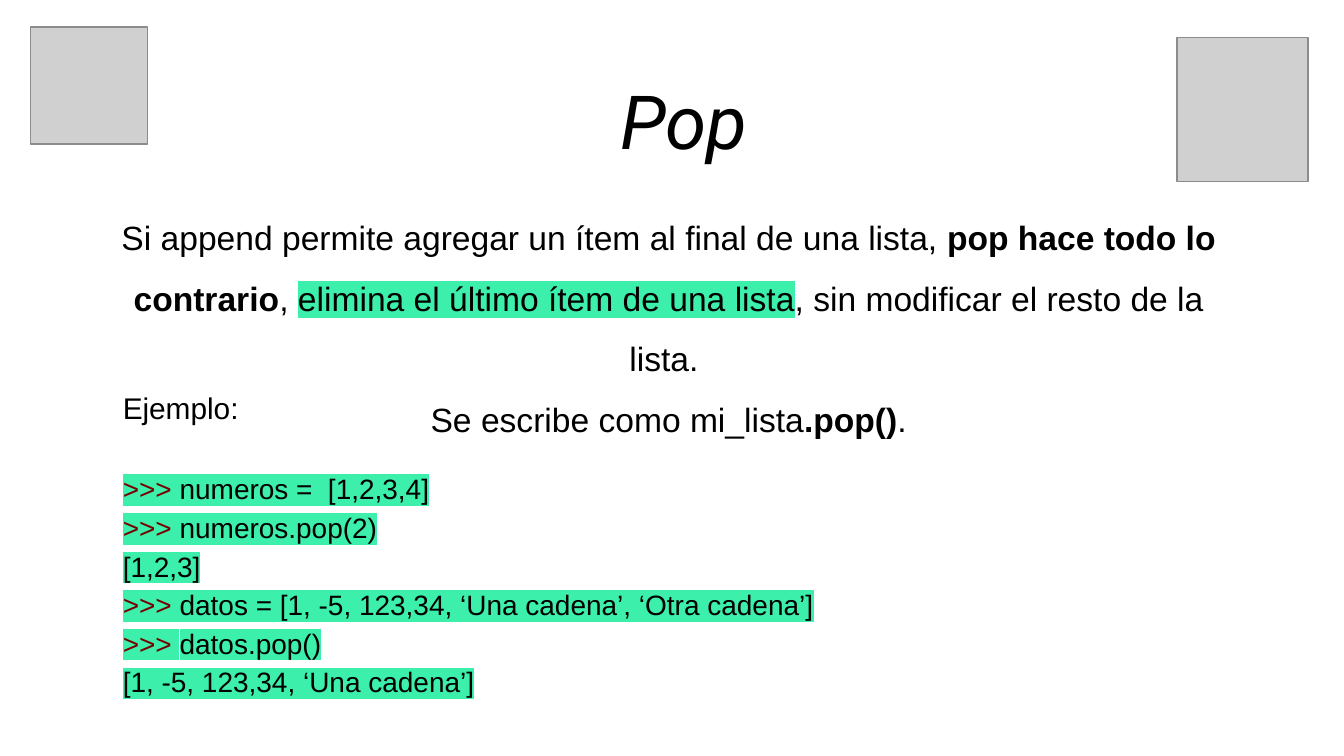
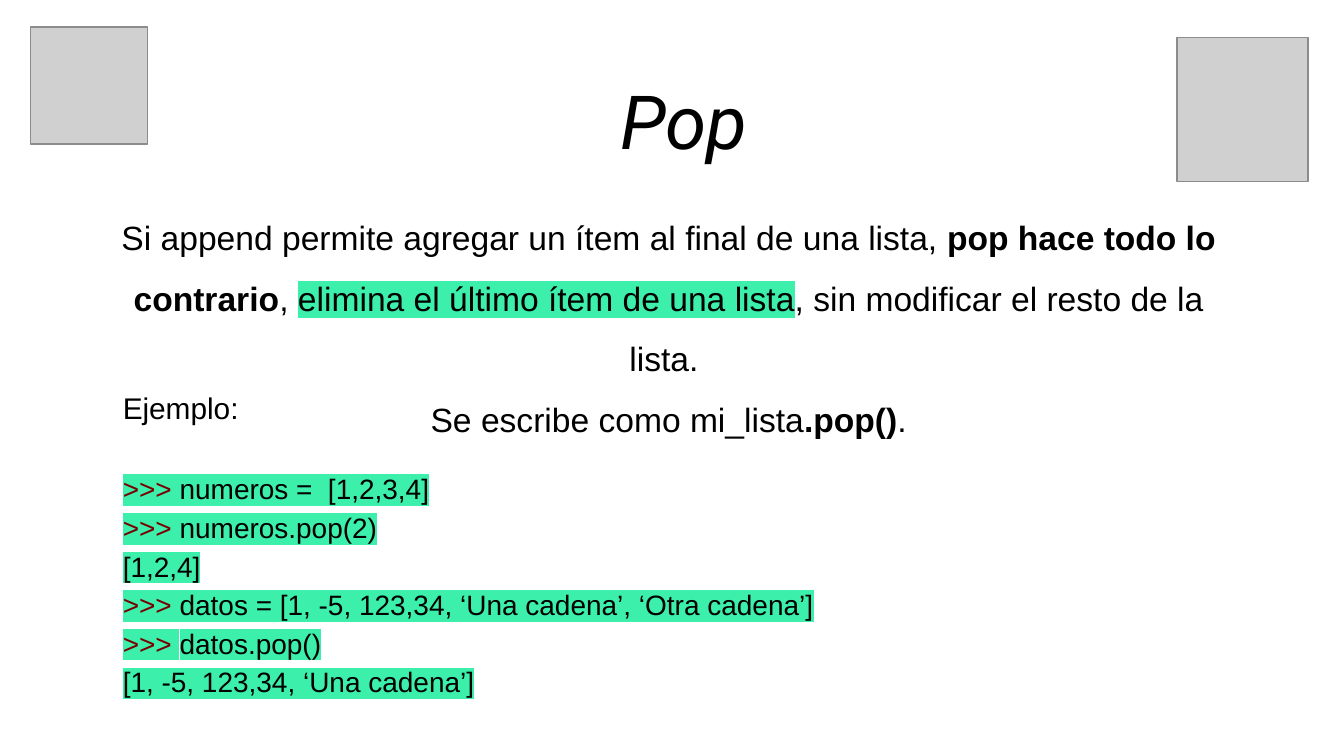
Before and after one commit to RichardLoz/CFP3_Rlozano, a slide deck: slide 21 of 01_Tecnicas_de_Programacion/Clase_12/Clase 2 - Listas y Tuplas.pptx. Drawn at 1344x756 pixels with LibreOffice and Linux fonts; fonts in the diff are those of the drawing; grey boxes stand for pictures. Boxes give left, top, right and bottom in pixels: in the first picture for what was removed or moved away, otherwise in the second. Text is boxed around its words. In the diff, an @@ line names an element or a change of style, - is before the commit and + after.

```diff
--- a/01_Tecnicas_de_Programacion/Clase_12/Clase 2 - Listas y Tuplas.pptx
+++ b/01_Tecnicas_de_Programacion/Clase_12/Clase 2 - Listas y Tuplas.pptx
@@ text at (123,555,201,582): text changed @@
-[1,2,3]
+[1,2,4]
```
Also in this commit, not shown: 2 other slides changed, 4 other files.
